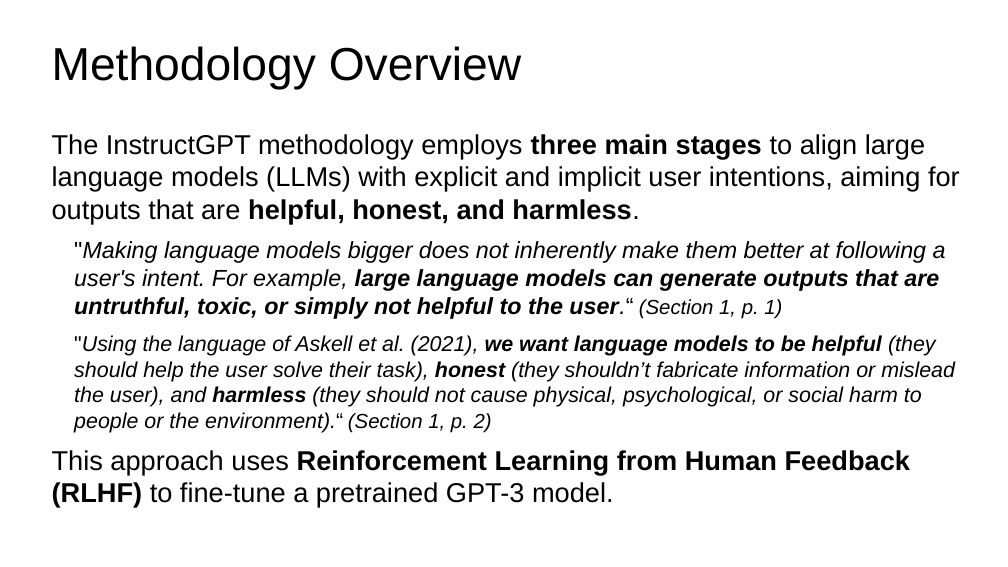
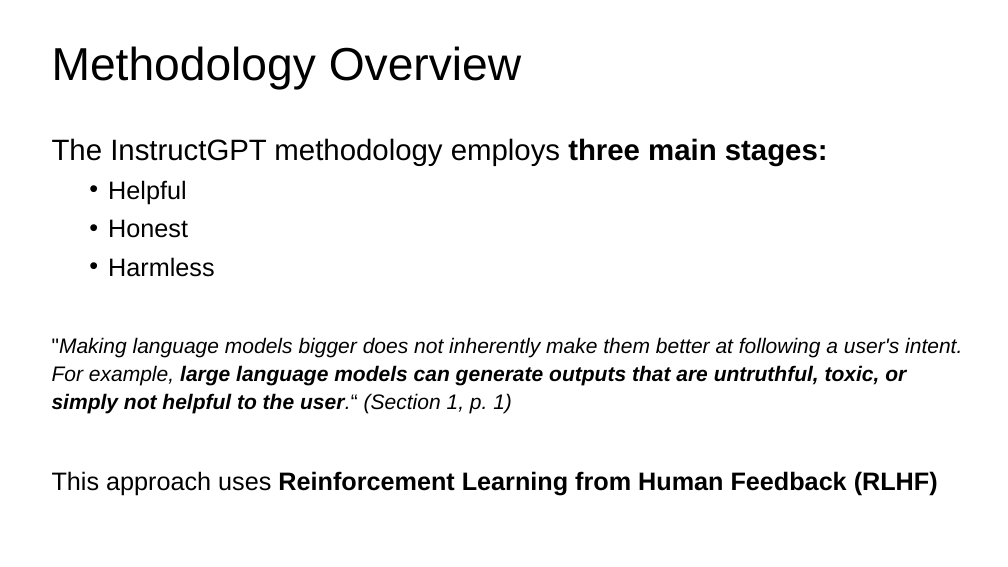
Before and after one commit to logus2k/genai_paper, a slide deck: slide 7 of final/final_version.pptx (slide 4 before the commit). Drawn at 1008x567 pixels with LibreOffice and Linux fonts; fonts in the diff are those of the drawing. Boxes give left, top, right and bottom in pixels: in the first picture for what was removed or moved away, otherwise in the second. Text is boxed around its words. In the diff, an @@ line names an element or a change of style, - is before the commit and + after.

```diff
--- a/final/final_version.pptx
+++ b/final/final_version.pptx
@@ text at <box>52,138,828,277</box>: text changed; size 25.9 to 28 pt @@
-The InstructGPT methodology employs three main stages to align large language models (LLMs) with explicit and implicit user intentions, aiming for outputs that are helpful, honest, and harmless.
+The InstructGPT methodology employs three main stages:
+  • Helpful
+  • Honest
+  • Harmless
@@ text at <box>52,337,962,413</box>: size 22.2 to 20 pt in ""Making language models bigger does not inherently ..."; size 19.4 to 20 pt in "(Section 1, p. 1)"; indent changed; line spacing 1 to 1.1 @@
@@ text at <box>52,471,938,495</box>: text changed; size 20.4 to 24 pt; bold on; italic off @@
-"Using the language of Askell et al. (2021), we want language models to be helpful (they should help the user solve their task), honest (they shouldn’t fabricate information or mislead the user), and harmless (they should not cause physical, psychological, or social harm to people or the environment).“ (Section 1, p. 2)
-This approach uses Reinforcement Learning from Human Feedback (RLHF) to fine-tune a pretrained GPT-3 model.
+This approach uses Reinforcement Learning from Human Feedback (RLHF)
```
Also in this commit, not shown: 11 other slides changed, 5 slides added, 4 slides removed, 2 other files.
